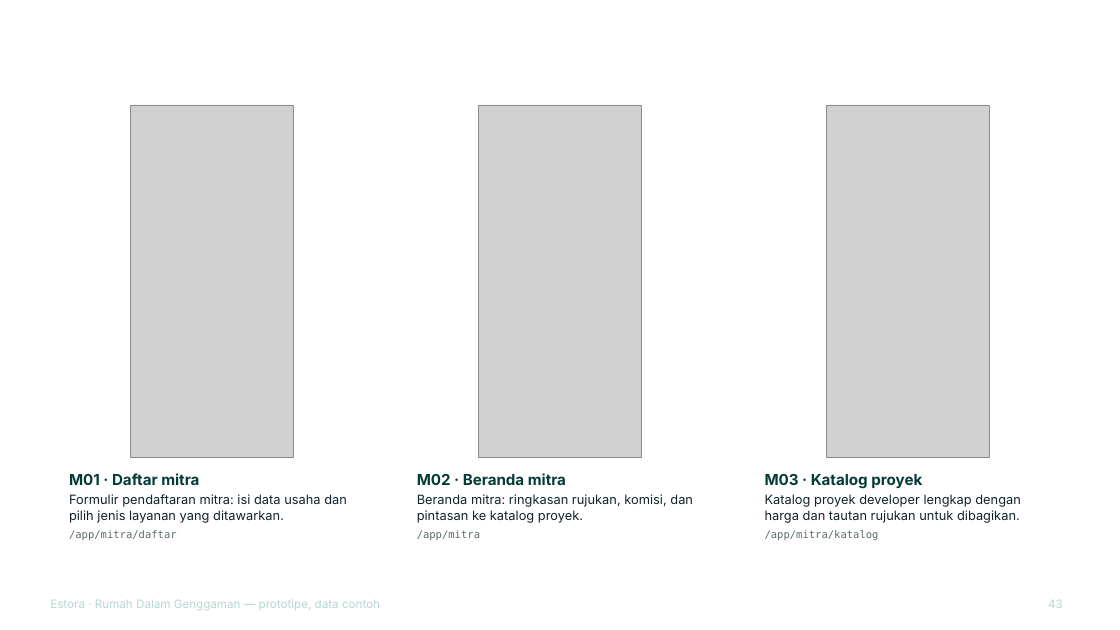
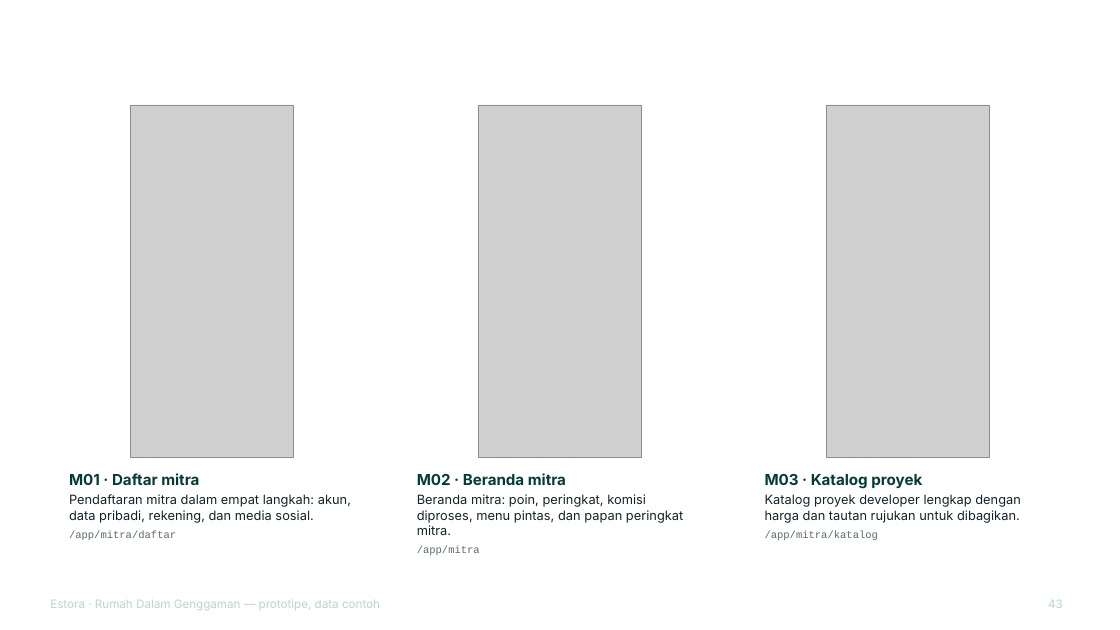
Before and after one commit to pandeyoga/dadada, a slide deck: slide 43 of reports/Estora pitch deck + lampiran prototipe.pptx. Drawn at 1120x630 pixels with LibreOffice and Linux fonts; fonts in the diff are those of the drawing; grey boxes stand for pictures; background and template pictures are left out. Boxes give left, top, right and bottom in pixels: in the first picture for what was removed or moved away, otherwise in the second. Text is boxed around its words. In the diff, an @@ line names an element or a change of style, - is before the commit and + after.

```diff
--- a/reports/Estora pitch deck + lampiran prototipe.pptx
+++ b/reports/Estora pitch deck + lampiran prototipe.pptx
@@ text at bbox=[69, 494, 351, 523]: text changed @@
-Formulir pendaftaran mitra: isi data usaha dan pilih jenis layanan yang ditawarkan.
+Pendaftaran mitra dalam empat langkah: akun, data pribadi, rekening, dan media sosial.
@@ text at bbox=[417, 494, 683, 535]: text changed @@
-Beranda mitra: ringkasan rujukan, komisi, dan pintasan ke katalog proyek.
+Beranda mitra: poin, peringkat, komisi diproses, menu pintas, dan papan peringkat mitra.
@@ text at bbox=[69, 530, 176, 540]: font DejaVu Sans Mono to Courier New in "/app/mitra/daftar" @@
@@ text at bbox=[765, 530, 879, 540]: font DejaVu Sans Mono to Courier New in "/app/mitra/katalog" @@
@@ text at bbox=[417, 546, 480, 555]: font DejaVu Sans Mono to Courier New in "/app/mitra" @@
```
Also in this commit, not shown: 32 other slides changed, 3 other files.
